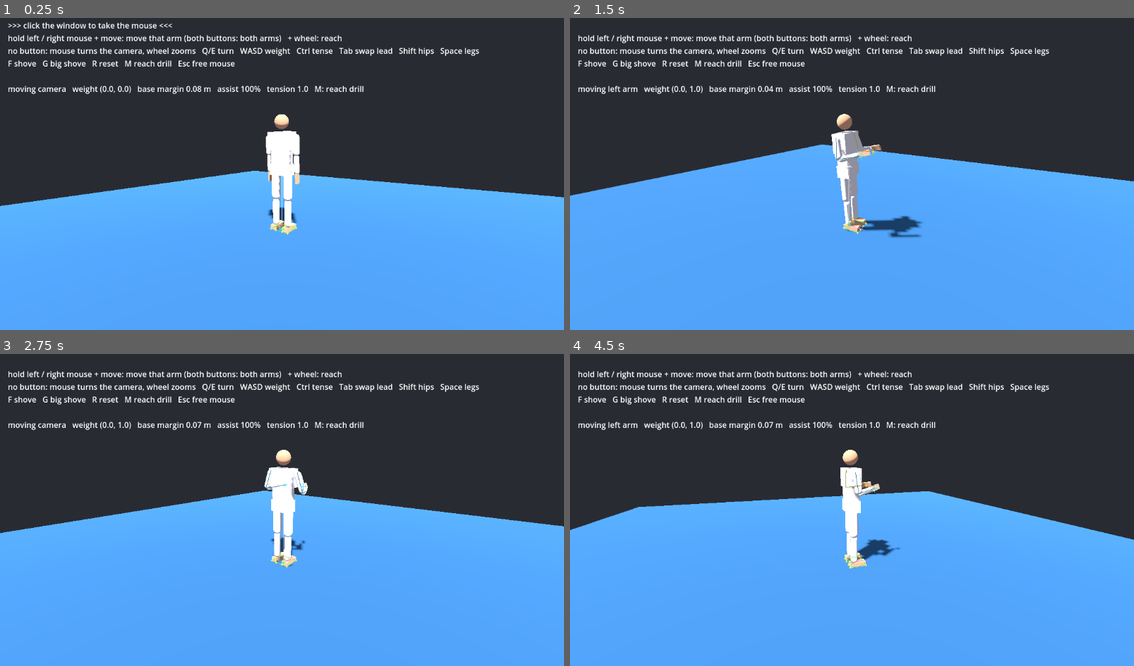
Above: before the commit, frames 1-4 (two rows, left to right).
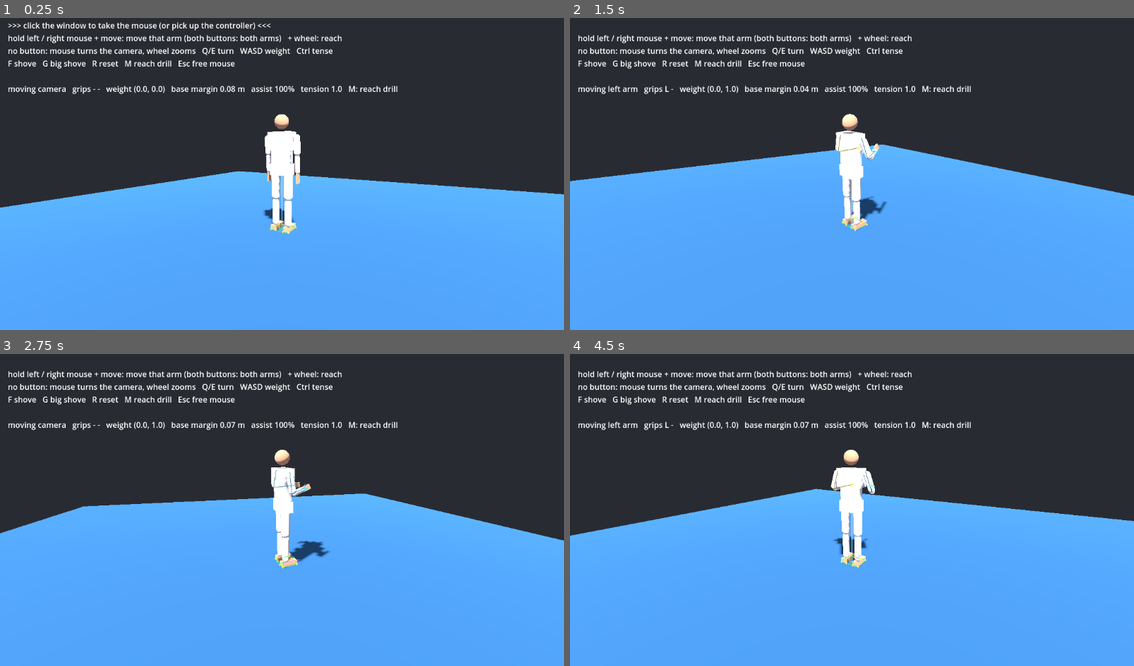
Above: after the commit, the same moments.

Repository: daxtinenichols/grapple
Game: Godot game, scene res://scenes/main.tscn
Two runs of this game, one before a commit and one after it. Both use one fixed random seed, a clock stepped at 60 frames per second and the inputs below.
Inputs (mouse positions are in pixels of both pictures, inside the frame that each line leads up to):
- Up to frame 1 (0.25 s): no input
- Up to frame 2 (1.5 s): tap Enter at 0.5 s; move the mouse to (976, 155) at 0.52 s; hold D (move_right) 0.53-1.28 s; hold Ctrl (tense) 0.53-1.28 s; tap F (shove) at 0.6 s; click (976, 155) at 0.67 s; move the mouse to (823, 174) at 1.27 s; hold W (move_forward) from 1.28 s (still down); tap Ctrl (tense) at 1.35 s; click (823, 174) at 1.42 s
- Up to frame 3 (2.75 s): keep holding W (move_forward); tap J at 1.55 s; move the mouse to (293, 503) at 2.02 s; hold J from 2.03 s (still down); click (293, 503) at 2.17 s; tap L at 2.3 s
- Up to frame 4 (4.5 s): keep holding W (move_forward); move the mouse to (846, 513) at 2.77 s; release J at 2.78 s; tap L at 2.85 s; click (846, 513) at 2.92 s; tap F (shove) at 3.05 s; move the mouse to (891, 513) at 3.52 s; hold Ctrl (tense) 3.53-4.28 s; tap G (big_shove) at 3.6 s; click (891, 513) at 3.67 s; tap R (reset) at 4.15 s; move the mouse to (806, 503) at 4.27 s; tap Shift (focus_hips) at 4.35 s; click (806, 503) at 4.42 s

The runs differ from the first frame. In frame 1, 2.0% of the frame differs, in the area x 0-100%, y 1-70%; in frame 2, 4.9%, in the area x 0-100%, y 9-71%; in frame 3, 4.0%; in frame 4, 4.6%.

Commit message:
Controller input with muscle-driven arms, self-following camera
- PadInput (Xbox 360 layout): each stick pushes its hand with a force,
  reaction on the shoulder; arms run at low tone so they swing and sag.
  LB/RB switch a stick to push/pull, triggers grip, A tense, D-pad camera.
- FighterIntent gains hand_effort and arm_tone.
- CameraRig eases round behind the fighter; yaw_offset swings it.
- main switches between controller and mouse by last device used.

Co-Authored-By: Claude Opus 5.5 <noreply@anthropic.com>
Claude-Session: https://claude.ai/code/session_01Jy71byyDzGvVZNbEXwnjqB

Diff:
--- a/scripts/camera_rig.gd
+++ b/scripts/camera_rig.gd
@@ -1,8 +1,9 @@
 class_name CameraRig
 extends Camera3D
 
-## Orbit camera that smoothly follows a fighter. PlayerInput sends it mouse
-## motion and wheel steps when no arm button is held. J / L also orbit.
+## Camera that eases along behind a fighter, turning with them. yaw_offset
+## swings it around them (D-pad, mouse with no button held, J / L), zoom()
+## moves it in and out.
 
 @export var target: Fighter
 @export var sensitivity := 0.005
@@ -16,7 +17,13 @@
 ## Height of the point the camera looks at, blended with the pelvis height.
 @export var focus_height := 0.9
 
-var yaw := 0.6
+## Where the camera sits around the fighter, radians: 0 = behind, PI = in front.
+@export var yaw_offset := 0.5
+## How fast (1/s) the camera swings round when the fighter turns. Slow, so body
+## wobble doesn't shake it.
+@export var turn_rate := 1.5
+
+var yaw := 0.0
 var pitch := 0.12
 var _focus := Vector3(0, 0.9, 0)
 var _snap := true
@@ -29,7 +36,7 @@
 
 
 func orbit(pixels: Vector2) -> void:
-	yaw -= pixels.x * sensitivity
+	yaw_offset -= pixels.x * sensitivity
 	pitch = clampf(pitch + pixels.y * sensitivity, min_pitch, max_pitch)
 
 
@@ -44,14 +51,21 @@
 
 func _process(delta: float) -> void:
 	if Input.is_key_pressed(KEY_J):
-		yaw -= delta * 1.5
+		yaw_offset -= delta * 1.5
 	if Input.is_key_pressed(KEY_L):
-		yaw += delta * 1.5
+		yaw_offset += delta * 1.5
 	if not is_instance_valid(target) or not target.parts.has("pelvis"):
 		return
 	var pelvis: Vector3 = target.parts.pelvis.get_global_transform_interpolated().origin
 	var want := Vector3(pelvis.x, lerpf(focus_height, pelvis.y, 0.5), pelvis.z)
-	_focus = want if _snap else _focus.lerp(want, 1.0 - exp(-follow_rate * delta))
+	var back := target.heading_basis().z
+	var want_yaw := atan2(back.x, back.z) + yaw_offset
+	if _snap:
+		_focus = want
+		yaw = want_yaw
+	else:
+		_focus = _focus.lerp(want, 1.0 - exp(-follow_rate * delta))
+		yaw = lerp_angle(yaw, want_yaw, 1.0 - exp(-turn_rate * delta))
 	_snap = false
 	var dir := Vector3(sin(yaw) * cos(pitch), sin(pitch), cos(yaw) * cos(pitch))
 	global_position = _focus + dir * distance
--- a/scripts/fighter.gd
+++ b/scripts/fighter.gd
@@ -14,6 +14,8 @@
 @export var max_tension := 1.8
 ## How far (degrees) Q/E twists the abdomen and the chest each.
 @export var turn_deg := 25.0
+## Force (N) of a full hand_effort push.
+@export var hand_muscle_force := 170.0
 ## How fast (1/s) the arm IK's copy of the chest follows the real chest.
 @export var ik_chest_rate := 4.0
 ## Arm pose (degrees: flex, twist, out) the arms are built in; see _build.
@@ -261,6 +263,8 @@
 	var entry := {
 		"joint": j, "parent": parent, "child": child, "name": d.name,
 		"target": Quaternion.IDENTITY, "strength": d.strength,
+		# Which arm this joint belongs to (0 left, 1 right), -1 if none.
+		"arm": (0 if d.side < 0 else 1) if d.name.substr(2) in ["upper_arm", "forearm", "hand"] else -1,
 	}
 	joints.append(entry)
 	_joint_by_name[d.name] = entry
@@ -330,6 +334,20 @@
 			set_target_quat(prefix + "upper_arm", Quaternion.IDENTITY)
 			set_target_quat(prefix + "forearm", Quaternion.IDENTITY)
 			arm_ik[i] = {}
+		_arm_muscle(i)
+
+
+## The muscle push: a force on the hand toward intent.hand_effort, with the
+## equal and opposite force on the shoulder so the body can't push itself along.
+func _arm_muscle(i: int) -> void:
+	var e: Vector3 = intent.hand_effort[i].limit_length(1.0)
+	if e.length_squared() < 0.0001:
+		return
+	var f := e * hand_muscle_force * tension * stamina
+	var hand: RigidBody3D = parts[_arms[i].prefix + "hand"]
+	var chest: RigidBody3D = parts.chest
+	hand.apply_central_force(f)
+	chest.apply_force(-f, chest.global_basis * _arms[i].shoulder)
 
 
 ## Two-bone IK on the hidden target skeleton: works out where the upper arm and
@@ -392,6 +410,8 @@
 		if angle > 0.0001:
 			v = err.get_axis() * angle * pose_gain
 		var force: float = j.strength * strength_scale
+		if j.arm >= 0:
+			force *= clampf(intent.arm_tone[j.arm], 0.0, 1.0)
 		var jn: Generic6DOFJoint3D = j.joint
 		for axis in 3:
 			_set_axis_param(jn, axis, Generic6DOFJoint3D.PARAM_ANGULAR_MOTOR_TARGET_VELOCITY, -v[axis])
--- a/scripts/fighter_intent.gd
+++ b/scripts/fighter_intent.gd
@@ -19,6 +19,11 @@
 ## an inactive arm relaxes to its hanging rest pose.
 var hand_target: Array[Vector3] = [Vector3.ZERO, Vector3.ZERO]
 var hand_active: Array[bool] = [false, false]
+## Muscle push on each hand, world space, length 0..1 (1 = hand_muscle_force).
+## The push pulls back on the shoulder, so it moves the arm, not the whole body.
+var hand_effort: Array[Vector3] = [Vector3.ZERO, Vector3.ZERO]
+## How firmly each arm holds its pose, 0 (limp) .. 1 (full strength).
+var arm_tone: Array[float] = [1.0, 1.0]
 ## Hand closed (grip button held). Grabs a grip zone once GripSystem exists.
 var grip: Array[bool] = [false, false]
 
@@ -40,6 +45,8 @@
 	focus = Focus.HANDS
 	lead = RIGHT
 	hand_active = [false, false]
+	hand_effort = [Vector3.ZERO, Vector3.ZERO]
+	arm_tone = [1.0, 1.0]
 	grip = [false, false]
 	weight_shift = Vector2.ZERO
 	turn = 0.0
--- a/scripts/main.gd
+++ b/scripts/main.gd
@@ -4,6 +4,9 @@
 
 var fighter: Fighter
 var player: PlayerInput
+var pad: PadInput
+## True while the controller drives the fighter, false for mouse and keyboard.
+var pad_mode := false
 var dev: DevKeys
 var overlay: DebugOverlay
 var hud: Label
@@ -64,6 +67,12 @@
 	player.camera = cam
 	add_child(player)
 
+	pad = PadInput.new()
+	pad.name = "PadInput"
+	pad.camera = cam
+	add_child(pad)
+	_set_pad_mode(not Input.get_connected_joypads().is_empty())
+
 	dev = DevKeys.new()
 	dev.name = "DevKeys"
 	dev.camera = cam
@@ -85,10 +94,25 @@
 	add_child(fighter)
 	overlay.fighter = fighter
 	player.fighter = fighter
+	pad.fighter = fighter
 	dev.fighter = fighter
 	dev.clear_drill()
 	cam.target = fighter
 	cam.snap()
+
+
+## Whichever device was touched last drives the fighter.
+func _input(event: InputEvent) -> void:
+	if event is InputEventJoypadButton or (event is InputEventJoypadMotion and absf(event.axis_value) > 0.4):
+		_set_pad_mode(true)
+	elif event is InputEventMouseButton or (event is InputEventMouseMotion and Input.mouse_mode == Input.MOUSE_MODE_CAPTURED):
+		_set_pad_mode(false)
+
+
+func _set_pad_mode(on: bool) -> void:
+	pad_mode = on
+	pad.set_physics_process(on)
+	player.set_physics_process(not on)
 
 
 func _process(_delta: float) -> void:
@@ -96,8 +120,12 @@
 		var it := fighter.intent
 		var captured := Input.mouse_mode == Input.MOUSE_MODE_CAPTURED
 		var arms := player.controlled()
-		hud.text = "%s\nhold left / right mouse + move: move that arm (both buttons: both arms)   + wheel: reach\nno button: mouse turns the camera, wheel zooms   Q/E turn   WASD weight   Ctrl tense   Tab swap lead   Shift hips   Space legs\nF shove   G big shove   R reset   M reach drill   Esc free mouse\n\nmoving %s   weight (%.1f, %.1f)   base margin %.2f m   assist %.0f%%   tension %.1f   %s" % [
-			"" if captured else ">>> click the window to take the mouse <<<",
-			("both arms" if arms[0] and arms[1] else "left arm" if arms[0] else "right arm" if arms[1] else "camera"),
+		var help := "controller: sticks push the hands   hold LB/RB: stick pushes / pulls   LT/RT grip   A tense   X/B turn   D-pad camera   Back reset" if pad_mode else \
+			"%s\nhold left / right mouse + move: move that arm (both buttons: both arms)   + wheel: reach\nno button: mouse turns the camera, wheel zooms   Q/E turn   WASD weight   Ctrl tense" % [
+			"" if captured else ">>> click the window to take the mouse (or pick up the controller) <<<"]
+		hud.text = "%s\nF shove   G big shove   R reset   M reach drill   Esc free mouse\n\n%s   grips %s %s   weight (%.1f, %.1f)   base margin %.2f m   assist %.0f%%   tension %.1f   %s" % [
+			help,
+			"controller" if pad_mode else ("moving both arms" if arms[0] and arms[1] else "moving left arm" if arms[0] else "moving right arm" if arms[1] else "moving camera"),
+			"L" if it.grip[0] else "-", "R" if it.grip[1] else "-",
 			it.weight_shift.x, it.weight_shift.y,
 			fighter.base_margin, fighter.assist * 100.0, fighter.tension, dev.drill_status()]
--- /dev/null
+++ b/scripts/pad_input.gd
@@ -0,0 +1,112 @@
+class_name PadInput
+extends Node
+
+## Fills a Fighter's intent from a game controller (Xbox 360 layout). The arms
+## are muscle-driven: a stick pushes its hand with a force, and the arm is
+## otherwise loose, so it sags and swings and stays roughly where you leave it.
+##   Left / right stick: push the left / right hand (sideways and up / down)
+##   Hold LB / RB: that stick pushes forward / pulls back instead of up / down
+##   LT / RT: close the left / right hand    A (hold): tense
+##   X / B: turn the shoulders left / right
+##   D-pad left / right: swing the camera round, up / down: zoom
+##   Back: reset    (WASD and the other keyboard keys still work)
+
+const DEADZONE := 0.18
+const JOY_BINDINGS := {"tense": JOY_BUTTON_A, "reset": JOY_BUTTON_BACK}
+
+@export var fighter: Fighter
+@export var camera: CameraRig
+@export var device := 0
+## Arm firmness while driven by the sticks (see FighterIntent.arm_tone).
+@export var arm_tone := 0.3
+## How fast (1/s) a loose arm's resting spot catches up with where the hand
+## actually is while you push it. 0 = always springs back to the guard.
+@export var settle_rate := 6.0
+@export var camera_step := PI / 4.0
+
+## Per-hand resting spot, offset from the chest in the heading frame.
+var hand_offset: Array[Vector3] = PlayerInput.GUARD.duplicate()
+var _fighter_seen: Fighter
+
+
+func _ready() -> void:
+	process_physics_priority = -10
+	for action in JOY_BINDINGS:
+		if InputMap.has_action(action):
+			var ev := InputEventJoypadButton.new()
+			ev.button_index = JOY_BINDINGS[action]
+			ev.device = -1
+			InputMap.action_add_event(action, ev)
+
+
+func _unhandled_input(event: InputEvent) -> void:
+	if event is InputEventJoypadButton and event.pressed and camera:
+		match event.button_index:
+			JOY_BUTTON_DPAD_LEFT:
+				camera.yaw_offset -= camera_step
+			JOY_BUTTON_DPAD_RIGHT:
+				camera.yaw_offset += camera_step
+			JOY_BUTTON_DPAD_UP:
+				camera.zoom(1.0)
+			JOY_BUTTON_DPAD_DOWN:
+				camera.zoom(-1.0)
+
+
+func _stick(x_axis: JoyAxis, y_axis: JoyAxis) -> Vector2:
+	var v := Vector2(Input.get_joy_axis(device, x_axis), -Input.get_joy_axis(device, y_axis))
+	var l := v.length()
+	if l < DEADZONE:
+		return Vector2.ZERO
+	return v / l * minf((l - DEADZONE) / (1.0 - DEADZONE), 1.0)
+
+
+func _physics_process(delta: float) -> void:
+	if not is_instance_valid(fighter) or not fighter.parts.has("chest"):
+		return
+	var sticks: Array[Vector2] = [_stick(JOY_AXIS_LEFT_X, JOY_AXIS_LEFT_Y), _stick(JOY_AXIS_RIGHT_X, JOY_AXIS_RIGHT_Y)]
+	var push_pull: Array[bool] = [Input.is_joy_button_pressed(device, JOY_BUTTON_LEFT_SHOULDER),
+		Input.is_joy_button_pressed(device, JOY_BUTTON_RIGHT_SHOULDER)]
+	var triggers: Array[float] = [Input.get_joy_axis(device, JOY_AXIS_TRIGGER_LEFT),
+		Input.get_joy_axis(device, JOY_AXIS_TRIGGER_RIGHT)]
+
+	var it := fighter.intent
+	it.focus = FighterIntent.Focus.HANDS
+	it.tension = 1.0 if Input.is_action_pressed("tense") else 0.0
+	var turn := Input.get_axis("turn_left", "turn_right")
+	turn += float(Input.is_joy_button_pressed(device, JOY_BUTTON_B)) - float(Input.is_joy_button_pressed(device, JOY_BUTTON_X))
+	it.turn = clampf(turn, -1.0, 1.0)
+	it.weight_shift = Input.get_vector("move_left", "move_right", "move_back", "move_forward")
+	for i in 2:
+		it.grip[i] = triggers[i] > 0.5
+	apply_sticks(sticks, push_pull, delta)
+
+
+## Turns stick values into the arm part of the intent. Sideways is the camera's
+## sideways; up / down is world up, or forward / back along the fighter's facing
+## while push_pull is held.
+func apply_sticks(sticks: Array[Vector2], push_pull: Array[bool], delta: float) -> void:
+	var f := fighter
+	var it := f.intent
+	if _fighter_seen != f:
+		_fighter_seen = f
+		hand_offset = PlayerInput.GUARD.duplicate()
+	var hb := f.heading_basis()
+	var right := hb.x
+	if camera:
+		right = camera.global_basis.x
+		right.y = 0.0
+		right = right.normalized()
+	var chest: Vector3 = f.parts.chest.global_position
+	for i in 2:
+		var s := sticks[i]
+		var second := -hb.z if push_pull[i] else Vector3.UP
+		it.hand_effort[i] = right * s.x + second * s.y
+		it.arm_tone[i] = arm_tone
+		it.hand_active[i] = true
+		# While pushing, the arm's resting spot drifts to where the hand is, so
+		# letting go leaves it there (sagging) instead of snapping back.
+		if s != Vector2.ZERO:
+			var hand: Vector3 = f.parts[("l_" if i == 0 else "r_") + "hand"].global_position
+			var here := hb.inverse() * (hand - chest)
+			hand_offset[i] = hand_offset[i].lerp(here, 1.0 - exp(-settle_rate * delta))
+		it.hand_target[i] = chest + hb * hand_offset[i]
--- a/scripts/player_input.gd
+++ b/scripts/player_input.gd
@@ -141,6 +141,8 @@
 	for i in 2:
 		it.hand_target[i] = targets[i]
 		it.hand_active[i] = captured
+		it.hand_effort[i] = Vector3.ZERO
+		it.arm_tone[i] = 1.0
 
 
 ## World hand targets from per-hand offsets in the fighter's heading frame.
--- a/tests/test_controls.gd
+++ b/tests/test_controls.gd
@@ -5,7 +5,8 @@
 ## 1. Fighter never reads Input, 2. tension comes through the intent,
 ## 3. Q/E turn twists the chest, 4. the hands touch three drill balls in a row
 ## without the fighter falling, 5. mouse buttons pick which arm the mouse moves,
-## 6. the arms stay calm while holding a guard.
+## 6. the arms stay calm while holding a guard, 7. controller sticks push the
+## hands (muscle arms) without dragging the body.
 
 var failures := 0
 
@@ -76,7 +77,8 @@
 	# PlayerInput: with only the right button held, moving the mouse right on
 	# screen moves the right hand right (camera behind the fighter) and leaves the left alone.
 	p.fighter = f
-	main.cam.yaw = 0.0
+	main.cam.yaw_offset = 0.0
+	main.cam.snap()
 	await process_frame
 	await process_frame
 	var l0 := p.hand_offset[FighterIntent.LEFT]
@@ -89,8 +91,40 @@
 	_check("both buttons + mouse up raise both hands",
 		p.hand_offset[0].y > l0.y + 0.15 and p.hand_offset[1].y > r0.y + 0.15, "")
 
+	# Controller: muscle arms. Right stick right pushes the right hand right,
+	# it stays roughly there after letting go, and the body doesn't get dragged.
+	p.fighter = null
+	var pad: PadInput = main.pad
+	pad.set_physics_process(false)
+	pad.fighter = f
+	var dt := 1.0 / Engine.physics_ticks_per_second
+	var idle: Array[Vector2] = [Vector2.ZERO, Vector2.ZERO]
+	var no: Array[bool] = [false, false]
+	for k in 240:
+		pad.apply_sticks(idle, no, dt)
+		await physics_frame
+	var pel0: Vector3 = f.parts.pelvis.global_position
+	var h0 := _hand_local(f, "r_hand")
+	var push: Array[Vector2] = [Vector2.ZERO, Vector2(1, 0)]
+	for k in 60:
+		pad.apply_sticks(push, no, dt)
+		await physics_frame
+	var moved := _hand_local(f, "r_hand").x - h0.x
+	_check("right stick pushes the right hand right", moved > 0.2, "moved %.2f m in 0.5 s" % moved)
+	for k in 120:
+		pad.apply_sticks(idle, no, dt)
+		await physics_frame
+	var kept := _hand_local(f, "r_hand").x - h0.x
+	_check("hand stays roughly where it was pushed", kept > moved * 0.5, "%.2f m from the guard 1 s later" % kept)
+	var drift: float = (f.parts.pelvis.global_position - pel0).length()
+	_check("pushing an arm doesn't move the body", drift < 0.05 and not f.has_fallen, "pelvis moved %.3f m" % drift)
+
 	print("FAILURES: ", failures)
 	quit(failures)
+
+
+func _hand_local(f: Fighter, hand: String) -> Vector3:
+	return f.heading_basis().inverse() * (f.parts[hand].global_position - f.parts.chest.global_position)
 
 
 func _chest_yaw(f: Fighter) -> float:
Not shown, added: scripts/pad_input.gd.uid
